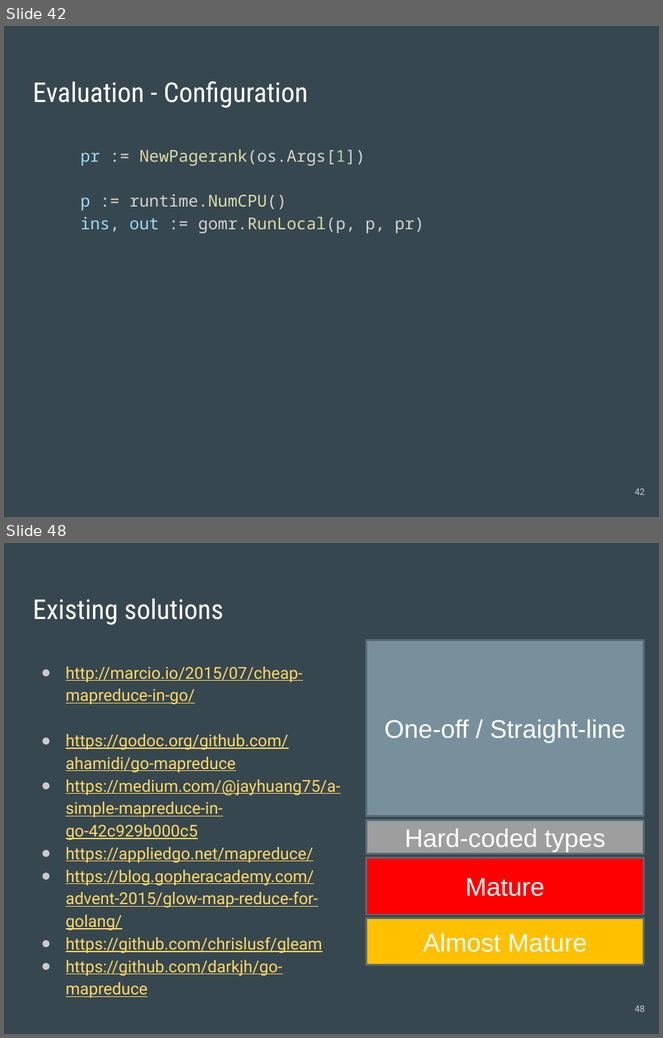
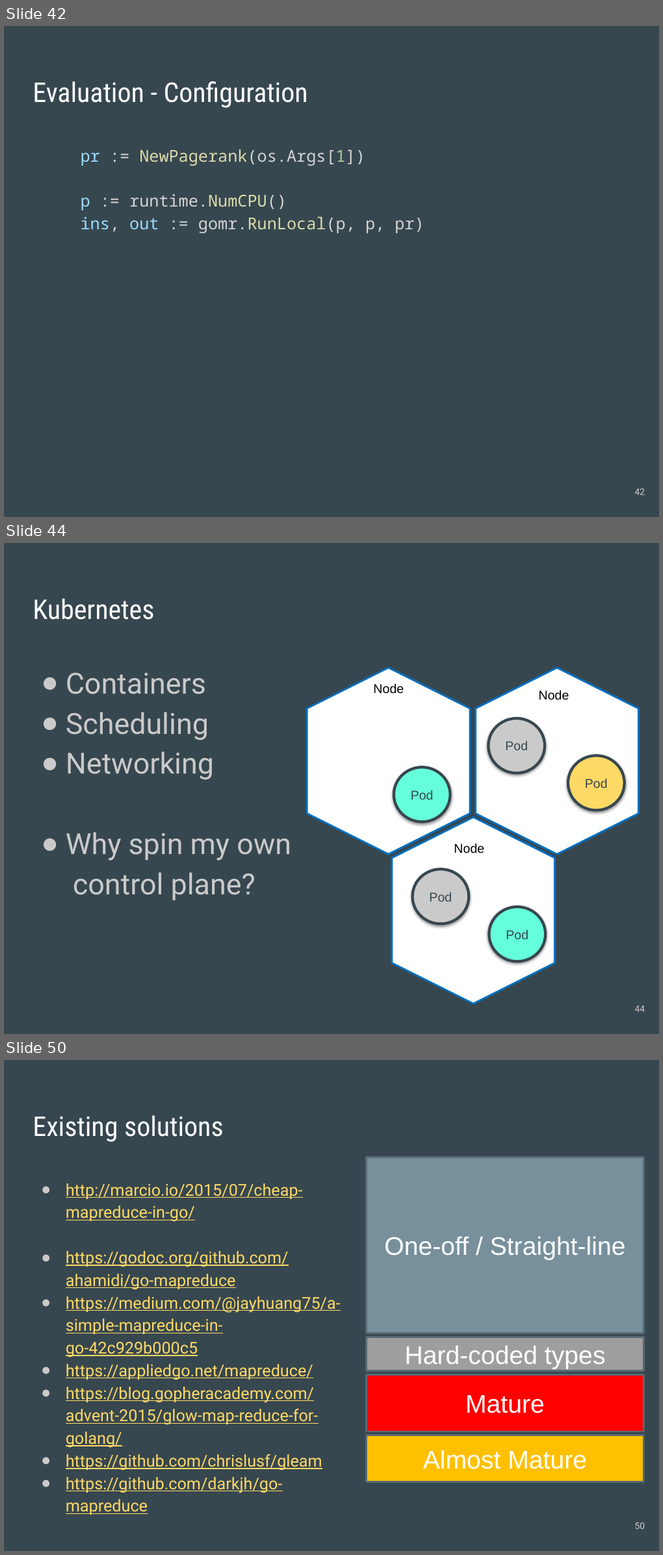
Before and after one commit to cnnrznn/cnnrznn.github.io, a slide deck: files/GoMR/slides-distributed.pptx. Shown one above the other, each under a label of ours: slides 42 and 48 before the commit, slides 42, 44 and 50 after it; the slides between them are not shown. The pictures are 663x1038 and 663x1555 pixels, drawn with LibreOffice and Linux fonts; fonts in the diff are those of the drawing. Boxes give left, top, right and bottom in pixels: in the first picture for what was removed or moved away, otherwise in the second. Text is boxed around its words. In the diff, an @@ line names an element or a change of style, - is before the commit and + after.

```diff
--- a/files/GoMR/slides-distributed.pptx
+++ b/files/GoMR/slides-distributed.pptx
@@ slide 44 added at bbox=[4, 543, 659, 1034], background #37474F @@
@@ title added at bbox=[33, 598, 154, 620], 30 pt, text #FFFFFF @@
+Kubernetes
@@ text added at bbox=[66, 673, 291, 901], 32 pt, text #CACACA @@
+● Containers
+● Scheduling
+● Networking
+● Why spin my own control plane?
@@ group added at bbox=[307, 668, 639, 1005]: 5 ellipses, 3 hexagons, 3 texts @@
+Pod
+Node
+Pod
+Pod
+Node
+Pod
+Pod
+Node
@@ page number added at bbox=[635, 1006, 646, 1012], 10 pt, text #CACACA @@
+44
@@ what was slide 48 is now slide 50 @@
@@ page number at bbox=[635, 1523, 646, 1529]: text changed @@
-48
+50
```
Also in this commit, not shown: 10 slides changed, 3 other slides added, 1 slide removed.
